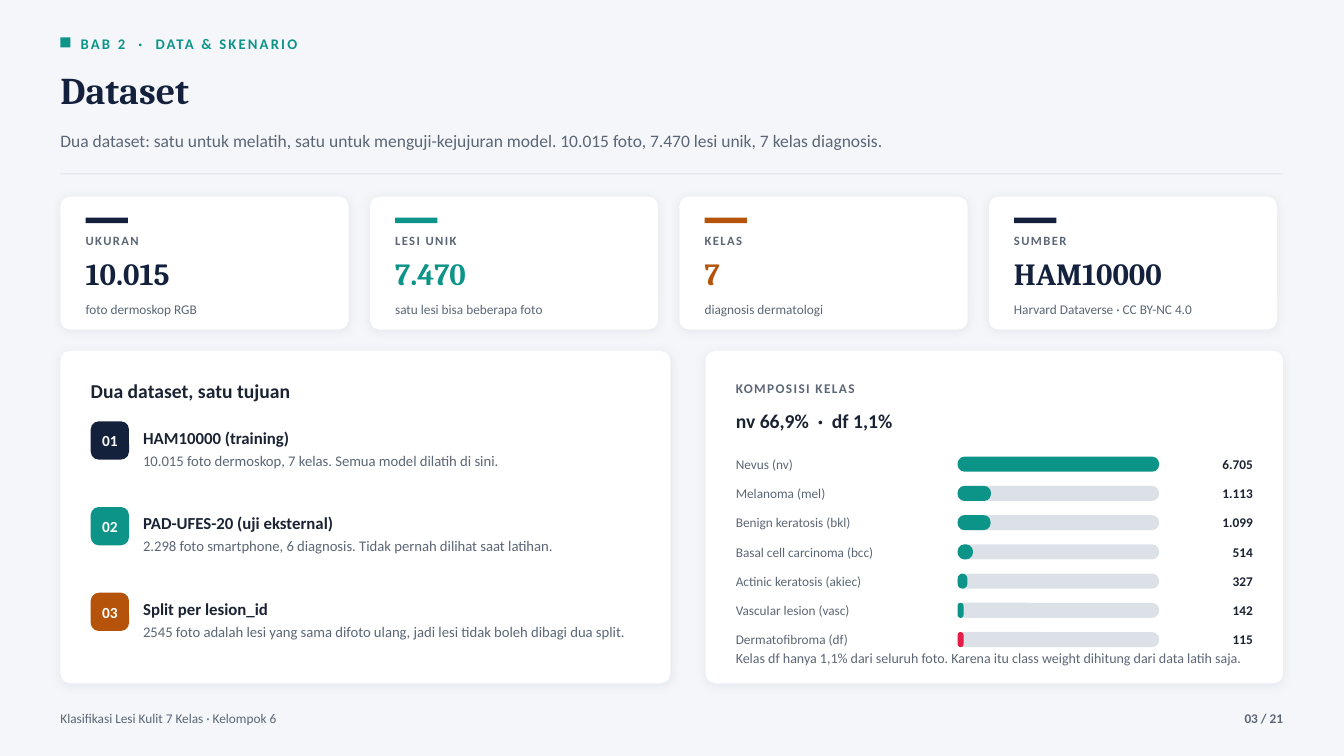
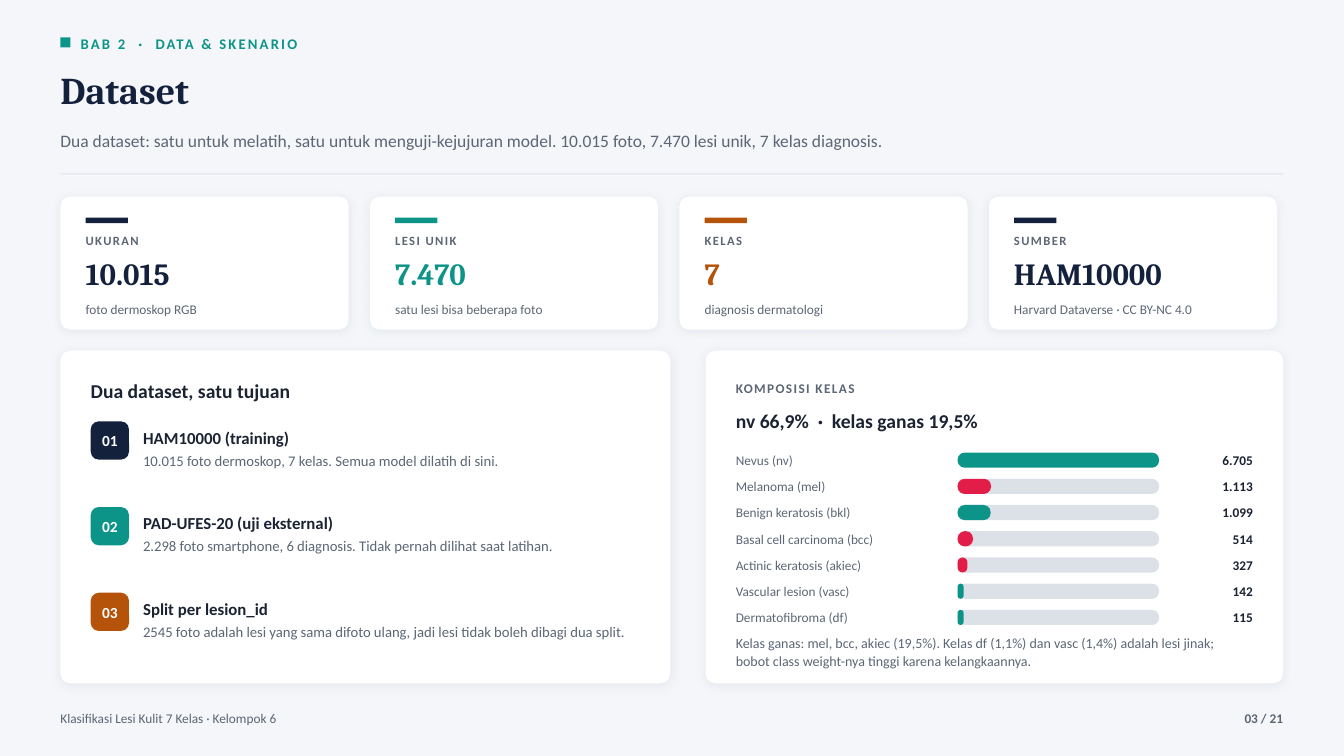
Before and after one commit to Grenaydinkamil/ProjectForestry_ML2026_Mendekteksi_Lesi_Kulit, a slide deck: slide 3 of docs/PPT_KEL6_Kaltafarmforesty.pptx. Drawn at 1344x756 pixels with LibreOffice and Linux fonts; fonts in the diff are those of the drawing. Boxes give left, top, right and bottom in pixels: in the first picture for what was removed or moved away, otherwise in the second. Text is boxed around its words. In the diff, an @@ line names an element or a change of style, - is before the commit and + after.

```diff
--- a/docs/PPT_KEL6_Kaltafarmforesty.pptx
+++ b/docs/PPT_KEL6_Kaltafarmforesty.pptx
@@ text at <box>736,414,978,432</box>: text changed @@
-nv 66,9% · df 1,1%
+nv 66,9% · kelas ganas 19,5%
@@ 4 texts, 3 rounded rectangles: place and size @@
-4 texts, 3 rounded rectangles at <box>736,457,1252,501</box>
+4 texts, 3 rounded rectangles at <box>736,453,1252,494</box>
@@ 2 texts, 2 rounded rectangles: place and size @@
-2 texts, 2 rounded rectangles at <box>736,515,1252,530</box>
+2 texts, 2 rounded rectangles at <box>736,505,1252,520</box>
@@ 4 texts, 4 rounded rectangles: place and size @@
-4 texts, 4 rounded rectangles at <box>736,544,1253,589</box>
+4 texts, 4 rounded rectangles at <box>736,531,1253,573</box>
@@ fill #0D9488 to #E11D48 in 3 elements at <box>958,479,991,494</box>, <box>958,531,973,546</box>, <box>958,558,968,573</box> @@
@@ 4 texts, 4 rounded rectangles: place and size @@
-4 texts, 4 rounded rectangles at <box>736,603,1253,647</box>
+4 texts, 4 rounded rectangles at <box>736,584,1253,625</box>
@@ rounded rectangle at <box>958,610,964,625</box>: fill #E11D48 to #0D9488 @@
@@ text at <box>736,638,1215,669</box>: text changed @@
-Kelas df hanya 1,1% dari seluruh foto. Karena itu class weight dihitung dari data latih saja.
+Kelas ganas: mel, bcc, akiec (19,5%). Kelas df (1,1%) dan vasc (1,4%) adalah lesi jinak; bobot class weight-nya tinggi karena kelangkaannya.
@@ text "Kelas ganas: mel, bcc, akiec ..." at <box>736,638,1215,669</box>: vertical alignment middle to top @@
```
Also in this commit, not shown: 4 other slides changed, 9 other files.
